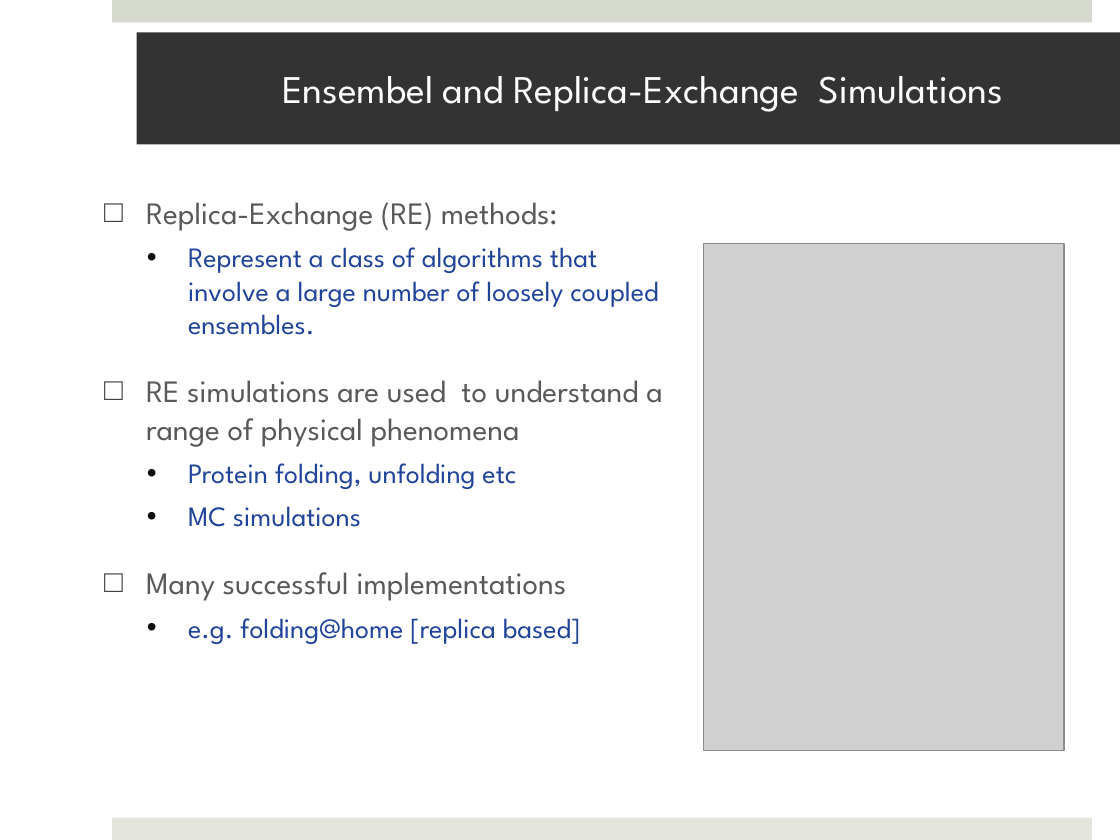
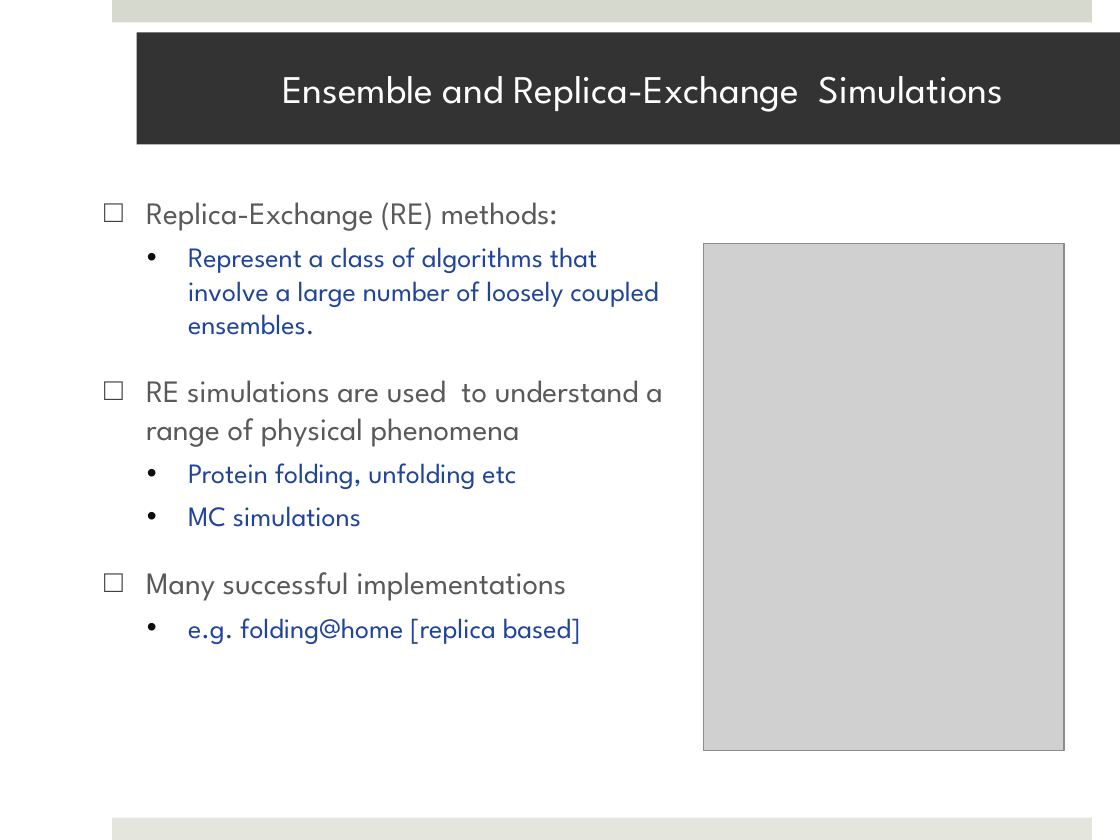
Before and after one commit to saga-project/saga-cpp-legacy-projects, a slide deck: slide 16 of papers/cloudcom10/presentation/saga-azure-cloudcom10.pptx (slide 15 before the commit). Drawn at 1120x840 pixels with LibreOffice and Linux fonts; fonts in the diff are those of the drawing; grey boxes stand for pictures. Boxes give left, top, right and bottom in pixels: in the first picture for what was removed or moved away, otherwise in the second. Text is boxed around its words. In the diff, an @@ line names an element or a change of style, - is before the commit and + after.

```diff
--- a/papers/cloudcom10/presentation/saga-azure-cloudcom10.pptx
+++ b/papers/cloudcom10/presentation/saga-azure-cloudcom10.pptx
@@ title at (282,76,1003,112): text changed @@
-Ensembel and Replica-Exchange Simulations
+Ensemble and Replica-Exchange Simulations
```
Also in this commit, not shown: 1 slide added, 1 slide removed.
